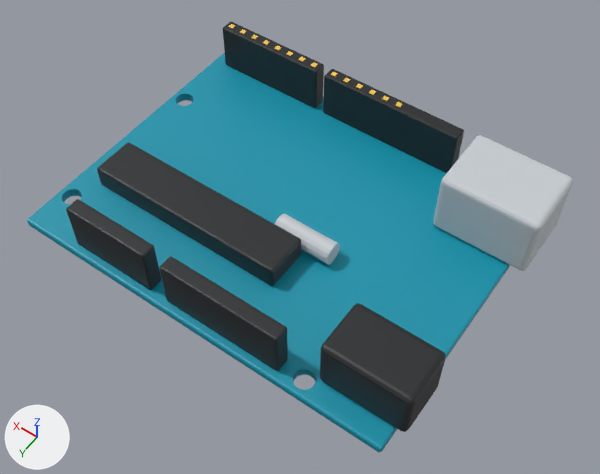
The OBJ model assets/parts/arduino_uno.obj as it was, and as the next commit left it.
Both versions are drawn from a camera (50 mm lens) standing at (-0.0504, 0.0678, 0.1025) and looking at (-0.0046, 0.0037, 0.0017). Every picture has the same lights, and +X, +Y and +Z are marked at lower left. The picture after the commit comes second. Where no turn or scale is listed for an object, it has been applied to the vertices.

Objects in the first picture: 'arduino_uno'.
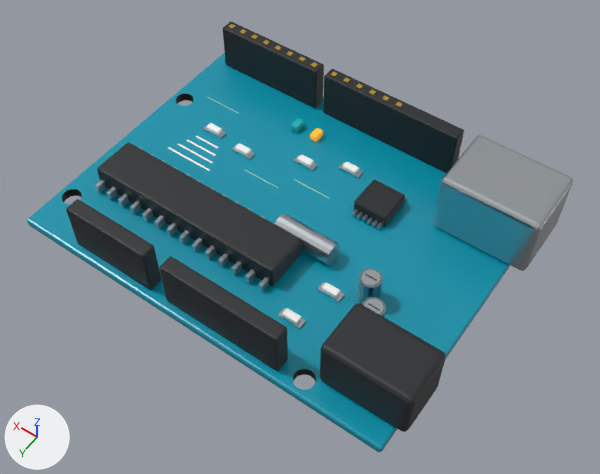
What changed in the scene script:
```text
Change mat_unoblue:
    mat_unoblue.roughness: 0.48 -> 0.3
Change mat_gold:
    mat_gold.metallic: 0.0 -> 1.0
Change mat_silver:
    mat_silver.roughness: 0.48 -> 0.28
    mat_silver.metallic: 0.0 -> 1.0
Change me_arduino_uno:
    remove me_arduino_uno.from_pydata(...)  # 1078 vertices, 2080 faces; spans x -0.0356..0.033, y -0.0254..0.0254, z -0.0008..0.0118
    add me_arduino_uno.from_pydata(...)  # 1942 vertices, 3504 faces; spans x -0.0356..0.033, y -0.0254..0.0254, z -0.0008..0.0118
    me_arduino_uno part 1: a new loose piece, a box spanning x -0.00582..-0.00518, y 0.01325..0.01475, z 0.00095..0.00245, in mat_silver (light grey #c8ced3)
    me_arduino_uno part 2: a new loose piece, a box spanning x -0.00329..-0.00264, y 0.01325..0.01475, z 0.00095..0.00245, in mat_silver (light grey #c8ced3)
    me_arduino_uno part 3: a new loose piece, a box spanning x -0.00075..-0.0001, y 0.01325..0.01475, z 0.00095..0.00245, in mat_silver (light grey #c8ced3)
    me_arduino_uno part 4: a new loose piece, a box spanning x 0.0018..0.00244, y 0.01325..0.01475, z 0.00095..0.00245, in mat_silver (light grey #c8ced3)
    me_arduino_uno part 5: a new loose piece, a box spanning x 0.00434..0.00499, y 0.01325..0.01475, z 0.00095..0.00245, in mat_silver (light grey #c8ced3)
    me_arduino_uno part 6: a new loose piece, a box spanning x 0.00687..0.00752, y 0.01325..0.01475, z 0.00095..0.00245, in mat_silver (light grey #c8ced3)
    me_arduino_uno part 7: a new loose piece, a box spanning x 0.00941..0.01006, y 0.01325..0.01475, z 0.00095..0.00245, in mat_silver (light grey #c8ced3)
    me_arduino_uno part 8: a new loose piece, a box spanning x 0.01196..0.01261, y 0.01325..0.01475, z 0.00095..0.00245, in mat_silver (light grey #c8ced3)
    me_arduino_uno part 9: a new loose piece, a box spanning x 0.0145..0.01515, y 0.01325..0.01475, z 0.00095..0.00245, in mat_silver (light grey #c8ced3)
    me_arduino_uno part 10: a new loose piece, a box spanning x 0.01704..0.01768, y 0.01325..0.01475, z 0.00095..0.00245, in mat_silver (light grey #c8ced3)
    me_arduino_uno part 11: a new loose piece, a box spanning x 0.01957..0.02022, y 0.01325..0.01475, z 0.00095..0.00245, in mat_silver (light grey #c8ced3)
    me_arduino_uno part 12: a new loose piece, a box spanning x 0.02211..0.02276, y 0.01325..0.01475, z 0.00095..0.00245, in mat_silver (light grey #c8ced3)
    me_arduino_uno part 13: a new loose piece, a box spanning x 0.02465..0.0253, y 0.01325..0.01475, z 0.00095..0.00245, in mat_silver (light grey #c8ced3)
    me_arduino_uno part 14: a new loose piece, a box spanning x 0.02719..0.02785, y 0.01325..0.01475, z 0.00095..0.00245, in mat_silver (light grey #c8ced3)
    me_arduino_uno part 15: 600 vertices added at x -0.0237..0.0275, y -0.0171..0.0168, z 0.0008..0.0061
    other edits to the shape of me_arduino_uno do not show in these pictures
    add me_arduino_uno.materials.append(mat_temporary_cutter)  # black #000000
    add me_arduino_uno.materials.append(mat_detailgraphite)  # dark blue #354248
    add me_arduino_uno.materials.append(mat_detailwhite)  # white #f8faf8
    add me_arduino_uno.materials.append(mat_detailsteel)  # grey #93a2aa
    add me_arduino_uno.materials.append(mat_detailamber)  # orange #ffb635, glowing brown #a0711d
    add me_arduino_uno.materials.append(mat_detailteal)  # cyan #21bab8
    add me_arduino_uno.materials.append(mat_detailcopper)  # green #93c7b1
```

Where the change shows, as pixel boxes [x1, y1, x2, y2] in the pictures (600 x 474 px):
'arduino_uno', surface changed, reshaped
    both: [27, 22, 573, 453]
part 1 of me_arduino_uno, added
    after: [259, 277, 269, 292]
part 2 of me_arduino_uno, added
    after: [245, 269, 255, 283]
part 3 of me_arduino_uno, added
    after: [232, 261, 242, 275]
part 4 of me_arduino_uno, added
    after: [218, 253, 229, 268]
part 5 of me_arduino_uno, added
    after: [205, 245, 216, 260]
part 6 of me_arduino_uno, added
    after: [192, 238, 203, 252]
part 7 of me_arduino_uno, added
    after: [180, 230, 190, 244]
part 8 of me_arduino_uno, added
    after: [167, 223, 178, 236]
part 9 of me_arduino_uno, added
    after: [155, 216, 165, 229]
part 10 of me_arduino_uno, added
    after: [142, 208, 153, 222]
part 11 of me_arduino_uno, added
    after: [130, 201, 141, 214]
part 12 of me_arduino_uno, added
    after: [118, 194, 129, 207]
part 13 of me_arduino_uno, added
    after: [106, 187, 118, 200]
part 14 of me_arduino_uno, added
    after: [95, 180, 106, 193]
part 15 of me_arduino_uno, added
    after: [168, 97, 406, 329]
